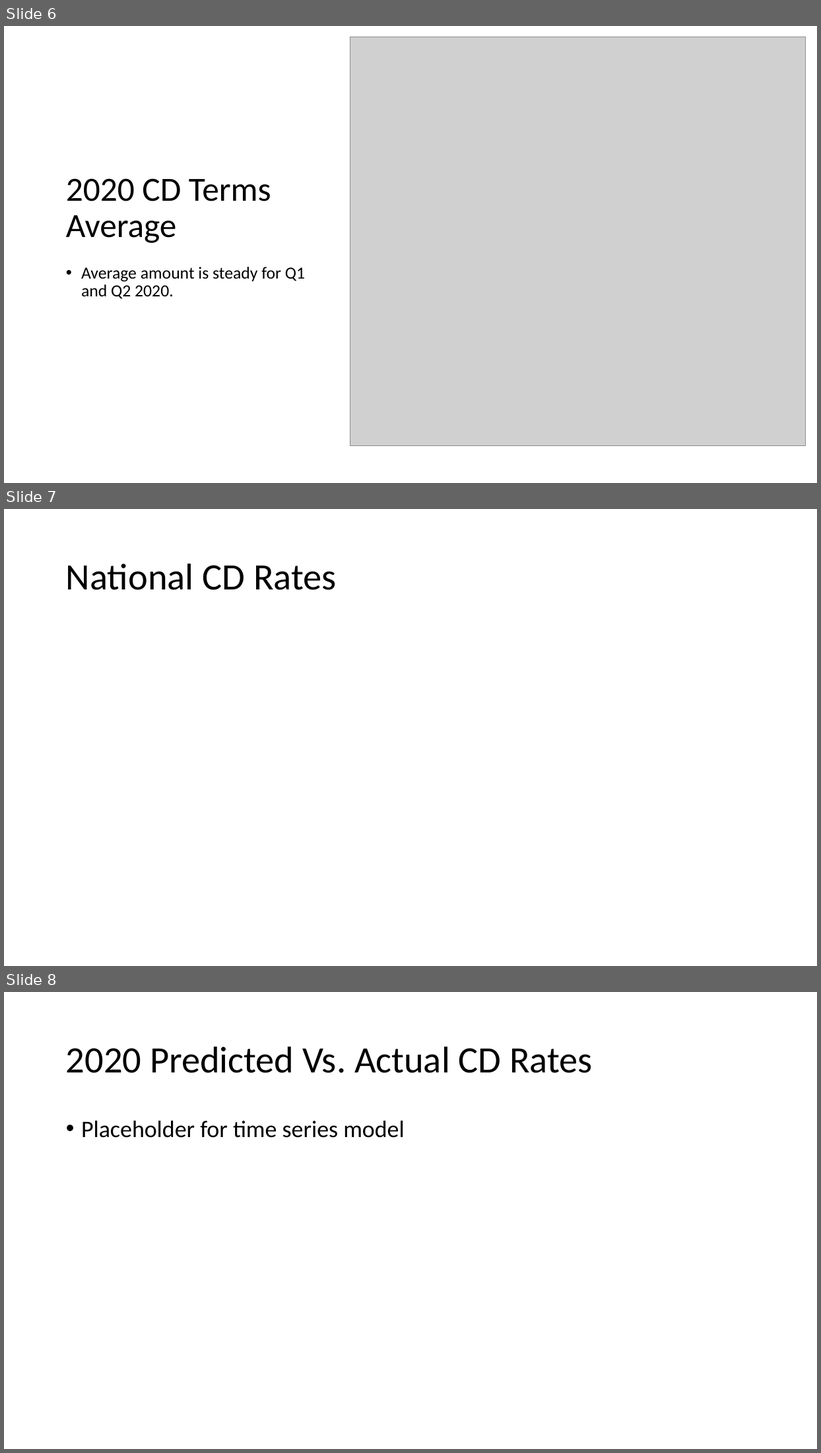
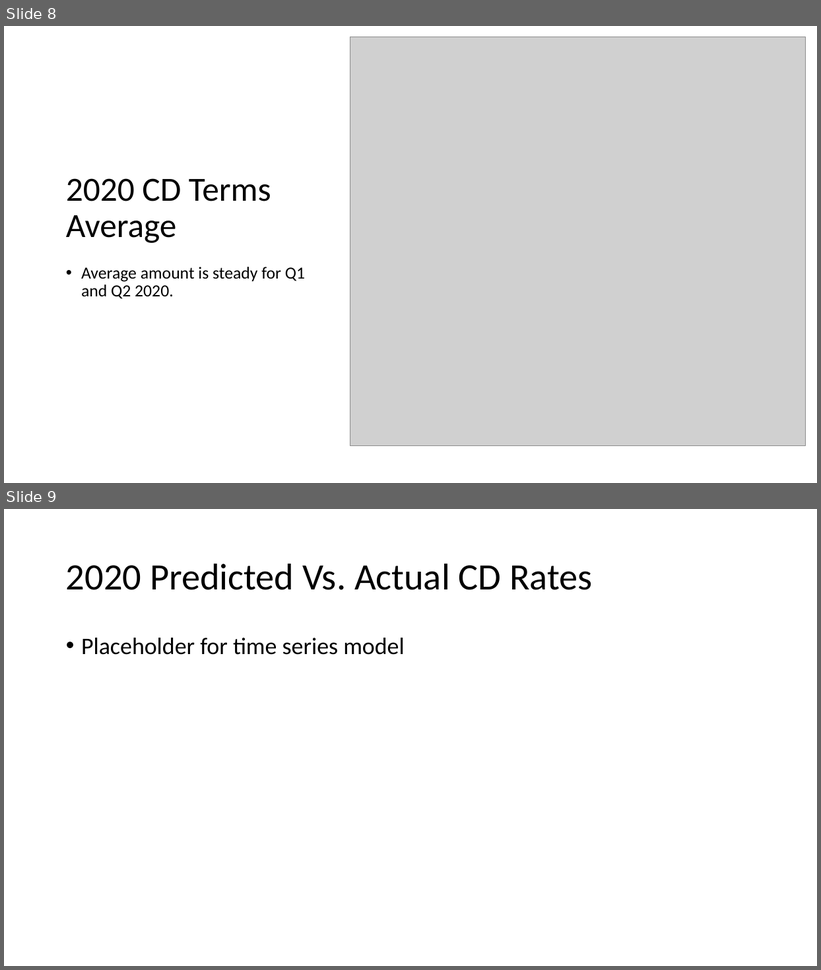
Before and after one commit to StephanieChew-nyc/Stephanie_Chew_Capstone_4, a slide deck: Stephanie_Chew_Capstone_4.pptx. Shown one above the other, each under a label of ours: slides 6, 7 and 8 before the commit, slides 8 and 9 after it. The pictures are 821x1453 and 821x970 pixels, drawn with LibreOffice and Linux fonts; fonts in the diff are those of the drawing; grey boxes stand for pictures. Boxes give left, top, right and bottom in pixels: in the first picture for what was removed or moved away, otherwise in the second. Text is boxed around its words. In the diff, an @@ line names an element or a change of style, - is before the commit and + after.

```diff
--- a/Stephanie_Chew_Capstone_4.pptx
+++ b/Stephanie_Chew_Capstone_4.pptx
@@ slide 7 removed at [4,509,817,966], background #FFFFFF @@
@@ title removed at [66,563,337,590] @@
-National CD Rates
@@ what was slide 6 is now slide 8 @@
@@ what was slide 8 is now slide 9 @@
```
Also in this commit, not shown: 2 slides changed, 4 slides added, 1 other slide removed, 4 other files.
